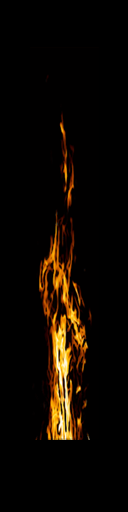
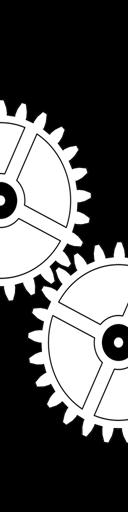
Before/after of a 128x512 layered artwork. What changed in the layer stack:
hid "Layer 1 copy 2" over [30, 47, 99, 440]
added layer "Layer 3 copy 2" above "Layer 3 copy" over [27, 241, 128, 444]
added layer "Layer 3 copy" above "Layer 0" over [0, 99, 92, 302]
